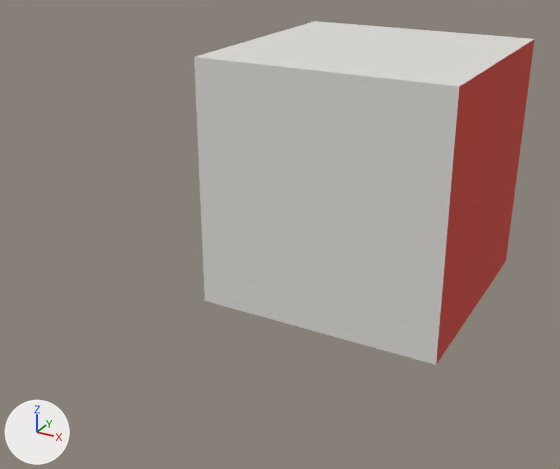
Before and after pictures for a commit that changed the glTF model src/models/cornell_box.glb.
Camera for both pictures: a 50 mm lens placed at (2.32, -4.72, 2.14), pointed at (-0.16, -0.2, -0.12). Every picture has the same lights, and +X, +Y and +Z are marked at lower left. Where no turn or scale is listed for an object, it has been applied to the vertices.
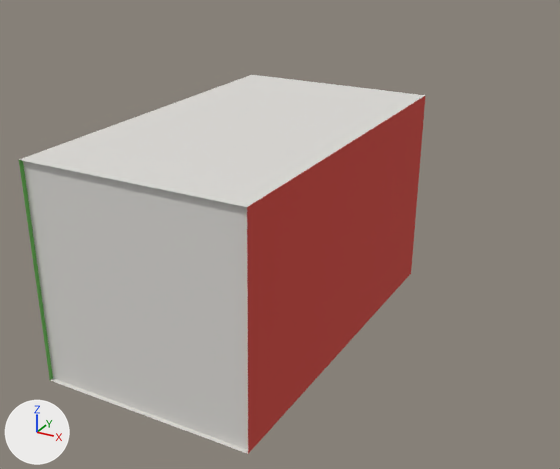
Location of each change, (x1, y1, x2, y2) in pixels of the pictures (560 x 469 px):
'Object_4', moved, turned, rescaled
    before: (194, 57, 459, 365)
    after: (50, 378, 248, 454)
'Object_2', moved, turned, rescaled
    before: (195, 21, 534, 86)
    after: (23, 161, 248, 450)
'Object_5', moved, turned, rescaled
    before: (436, 39, 535, 365)
    after: (247, 96, 425, 454)
'Object_3', moved, turned, rescaled (not visible before)
    after: (19, 75, 425, 207)
'Object_7', moved, turned, rescaled (not visible before)
    after: (19, 160, 53, 380)

The change in detail:
Object 'Object_2' (ob_object_2) moves from (0.0, 0.016, 0.0) to (0.019, -1.339, -0.427).
Object 'Object_2' (ob_object_2) turns from (0, 0, 180) to (-90, 0, 180) degrees about x, y and z.
Object 'Object_2' (ob_object_2) is rescaled from (1.0, 1.0, 1.0) to (0.668, 0.668, 0.668).
Object 'Object_3' (ob_object_3) moves from (0.0, 0.016, 0.0) to (0.019, -0.877, -0.427).
Object 'Object_3' (ob_object_3) turns from (0, 0, 180) to (-90, 0, 180) degrees about x, y and z.
Object 'Object_3' (ob_object_3) is rescaled from (1.0, 1.0, 1.0) to (0.668, 0.668, 1.14).
Object 'Object_4' (ob_object_4) moves from (0.0, 0.016, 0.0) to (0.019, -0.877, -0.427).
Object 'Object_4' (ob_object_4) turns from (0, 0, 180) to (-90, 0, 180) degrees about x, y and z.
Object 'Object_4' (ob_object_4) is rescaled from (1.0, 1.0, 1.0) to (0.668, 0.668, 1.14).
Object 'Object_5' (ob_object_5) moves from (0.0, 0.016, 0.0) to (0.019, -0.877, -0.427).
Object 'Object_5' (ob_object_5) turns from (0, 0, 180) to (-90, 0, 180) degrees about x, y and z.
Object 'Object_5' (ob_object_5) is rescaled from (1.0, 1.0, 1.0) to (0.668, 0.668, 1.14).
Object 'Object_7' (ob_object_7) moves from (0.0, 0.016, 0.0) to (0.019, -0.877, -0.427).
Object 'Object_7' (ob_object_7) turns from (0, 0, 180) to (-90, 0, 180) degrees about x, y and z.
Object 'Object_7' (ob_object_7) is rescaled from (1.0, 1.0, 1.0) to (0.668, 0.668, 1.14).
